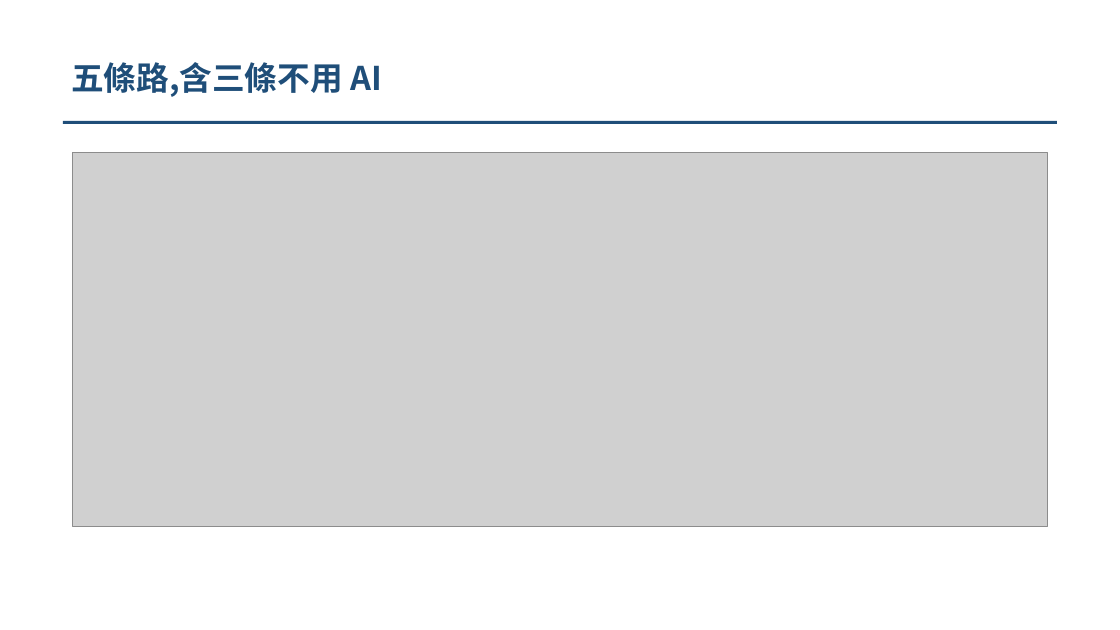
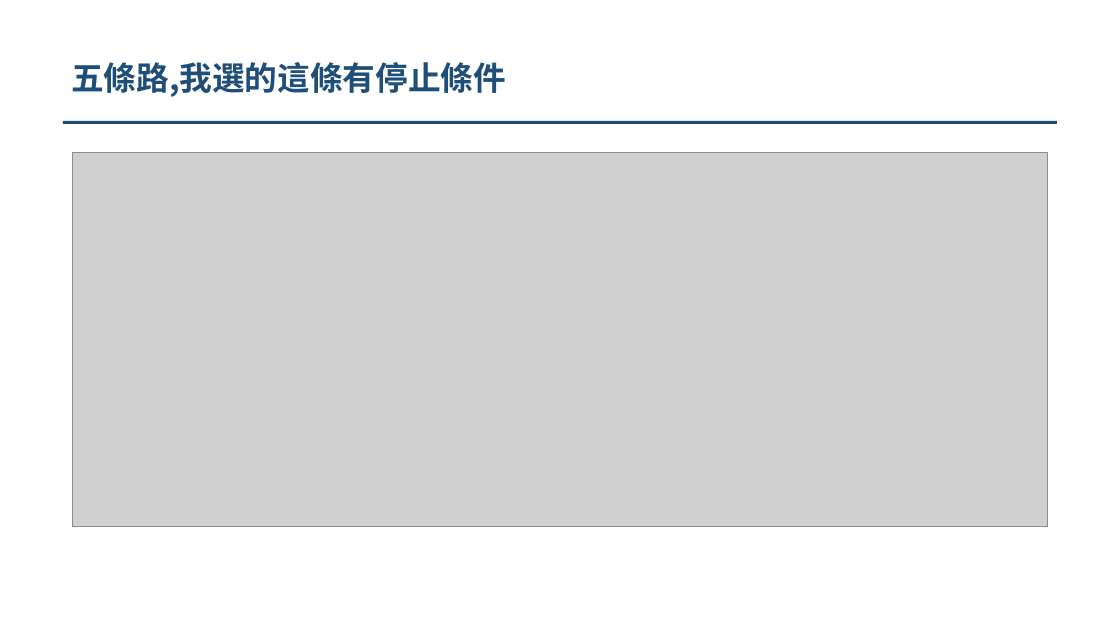
Before and after one commit to pokai-huang0828/UTS_workspace, a slide deck: slide 6 of Artificial Intelligence for Enterprises/Assessment3/Huang_26254793_421104_Assessment 3 (slim).pptx. Drawn at 1120x630 pixels with LibreOffice and Linux fonts; fonts in the diff are those of the drawing; grey boxes stand for pictures. Boxes give left, top, right and bottom in pixels: in the first picture for what was removed or moved away, otherwise in the second. Text is boxed around its words. In the diff, an @@ line names an element or a change of style, - is before the commit and + after.

```diff
--- a/Artificial Intelligence for Enterprises/Assessment3/Huang_26254793_421104_Assessment 3 (slim).pptx
+++ b/Artificial Intelligence for Enterprises/Assessment3/Huang_26254793_421104_Assessment 3 (slim).pptx
@@ text at (x1=71, y1=62, x2=506, y2=97): text changed @@
-五條路,含三條不用 AI
+五條路,我選的這條有停止條件
```
Also in this commit, not shown: 6 other slides changed, 4 slides added, 4 slides removed, 2 other files.
